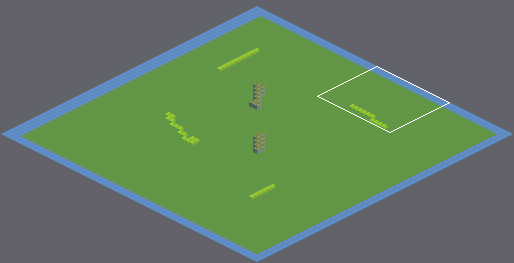
Tiled map -- tiledMap/testmap.tmx. The first picture is a wide view before the edit; the outline marks the close-up.
Close-up. Earlier state:
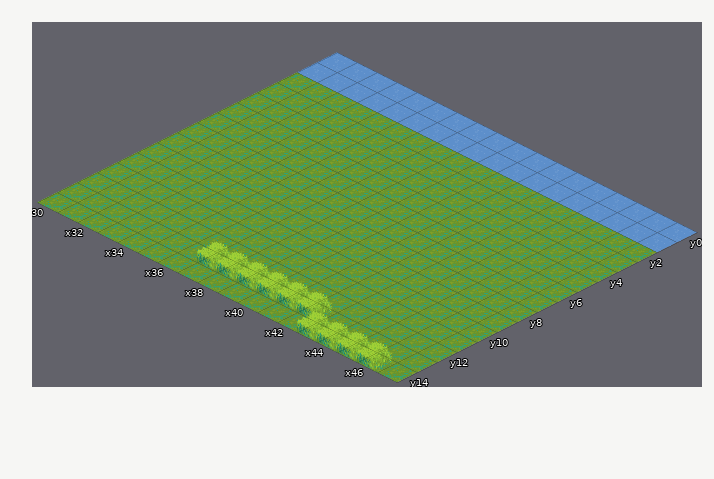
Cells are 64x32 px. Isometric: x runs down to the right, y down to the left. Shown: x 30..47, y 0..14. The commit also changed other parts of the map, which this record leaves out.
The result:
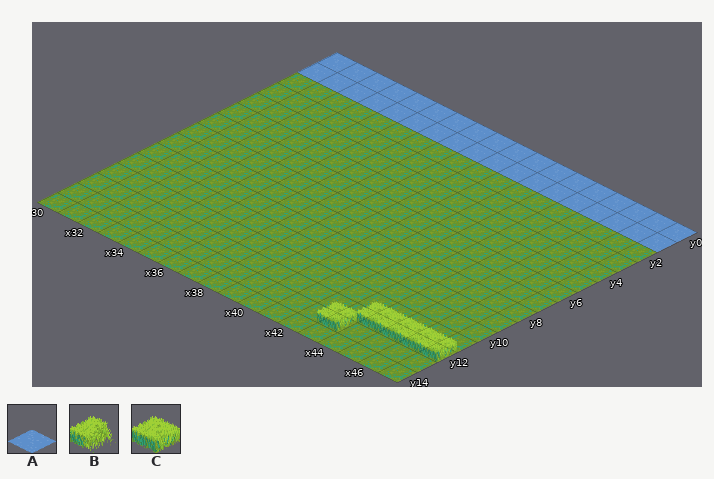
Key: from "outside": A 84, B 112, C 114.
_ is an empty cell, . an unchanged one.
Log entry: Make it impossible to walk on the water #380 (#388)
Changes in this commit:
--- layer "Water"
@@ x 30..47 @@
- 3 A.................
- 4 A.................
- 5 A.................
- 6 A.................
- 7 A.................
- 8 A.................
- 9 A.................
-10 A.................
-11 A............AAAAA
-12 A.....AAAAAAAAAAAA
-13 A.....AAAAAAAAAAAA
-14 AA.....AAAAAAAAAAA
+ 3 _.................
+ 4 _.................
+ 5 _.................
+ 6 _.................
+ 7 _.................
+ 8 _.................
+ 9 _.................
+10 _.................
+11 _............_____
+12 _.....____________
+13 _.....____________
+14 __.....___________
--- layer "OnGround"
@@ x 37..47 @@
-12 .......____
-13 BBBBBB_....
-14 ......BBBB.
+12 .......CCCC
+13 ______C....
+14 ......____.
Boxes around the changes in both close-ups, in picture pixels (x1, y1, x2, y2):
changed: (37, 72, 477, 382)
